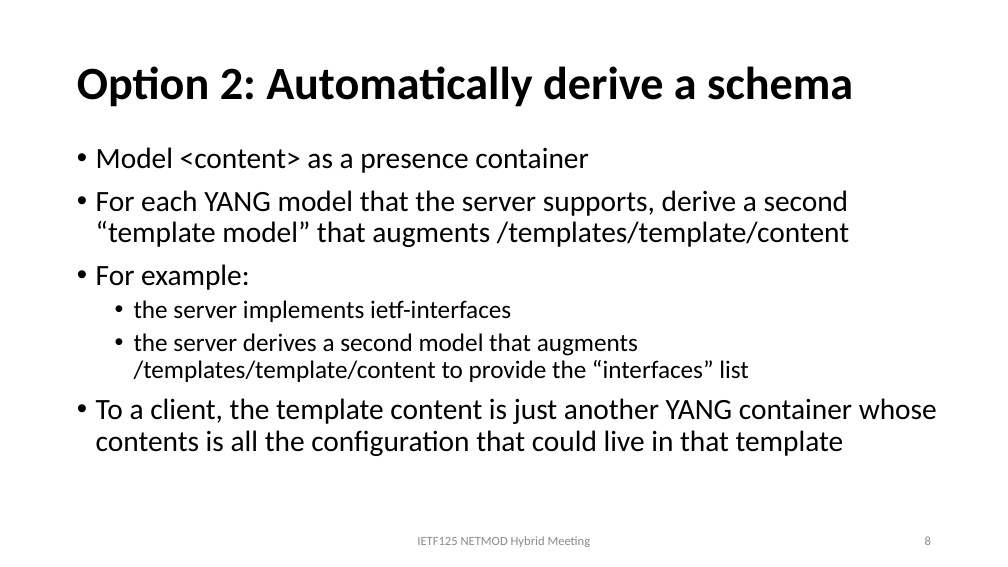
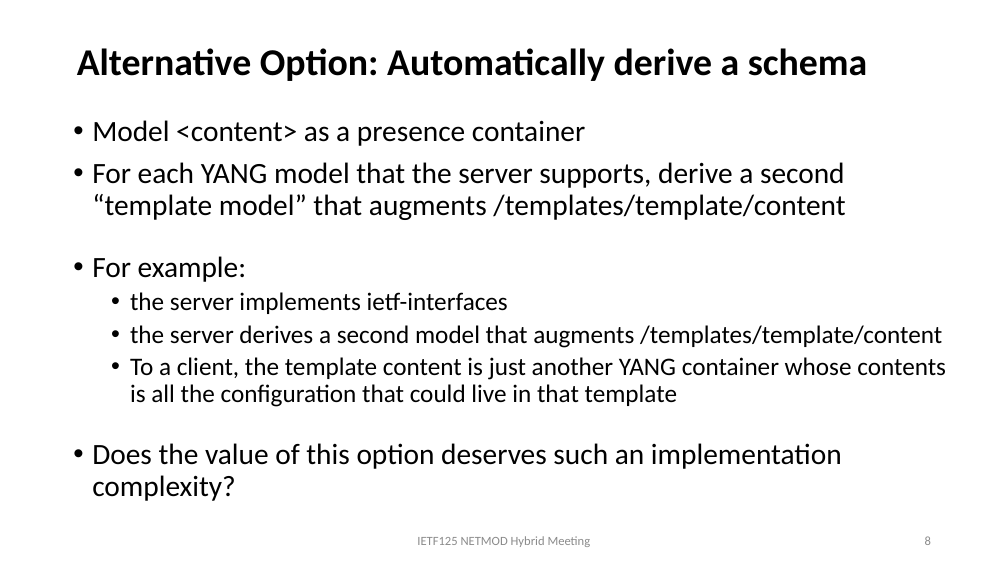
Before and after one commit to QiufangMa/template-mechanism, a slide deck: slide 8 of presentations/IETF125/slides-125-netmod-configuration-template-v1.pptx. Drawn at 1008x567 pixels with LibreOffice and Linux fonts; fonts in the diff are those of the drawing. Boxes give left, top, right and bottom in pixels: in the first picture for what was removed or moved away, otherwise in the second. Text is boxed around its words. In the diff, an @@ line names an element or a change of style, - is before the commit and + after.

```diff
--- a/presentations/IETF125/slides-125-netmod-configuration-template-v1.pptx
+++ b/presentations/IETF125/slides-125-netmod-configuration-template-v1.pptx
@@ title at (x1=77, y1=48, x2=867, y2=81): text changed; size 44 to 36 pt @@
-Option 2: Automatically derive a schema
+Alternative Option: Automatically derive a schema
@@ text "Model <content> as a presence ..." moved from (x1=96, y1=147, x2=937, y2=456) to (x1=92, y1=120, x2=946, y2=501) @@
@@ text at (x1=130, y1=325, x2=942, y2=348): text changed @@
-  • the server derives a second model that augments /templates/template/content to provide the “interfaces” list
+  • the server derives a second model that augments /templates/template/content
@@ text at (x1=130, y1=357, x2=946, y2=407): size 28 to 24 pt in "To a client, the template content is ..."; list level 1 to 2 in "To a client, the template ..." @@
@@ text at (x1=92, y1=443, x2=842, y2=501): paragraph added @@
+• Does the value of this option deserves such an implementation complexity?
```
Also in this commit, not shown: 3 other slides changed, 1 slide added, 1 slide removed.
